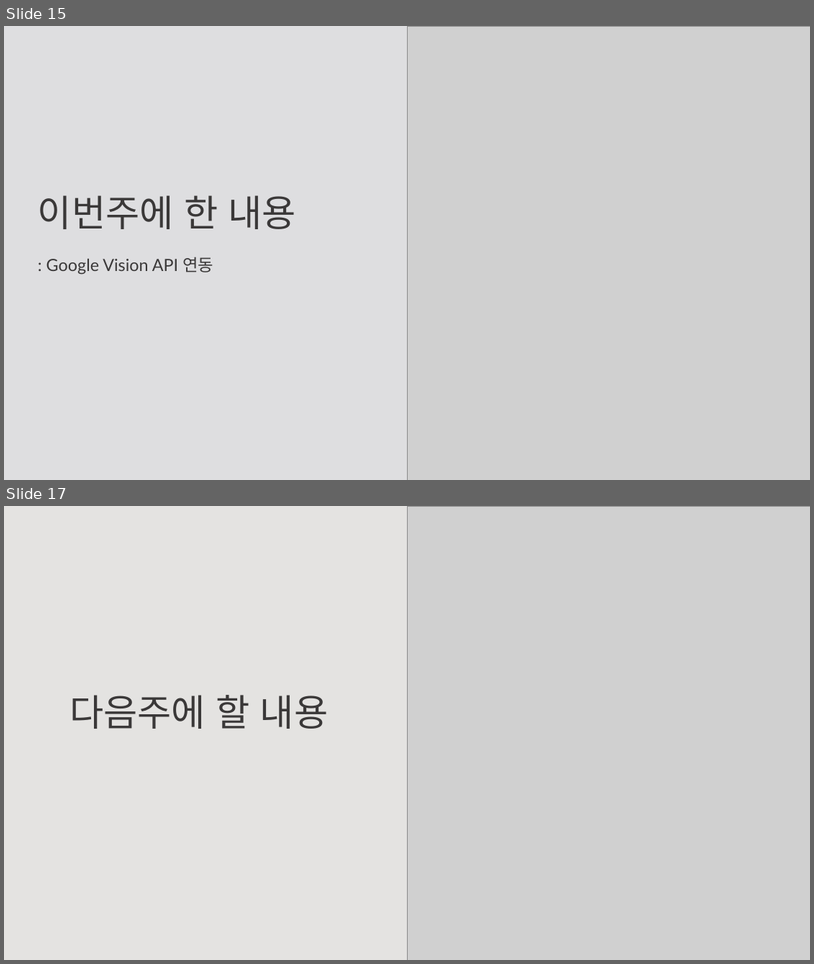
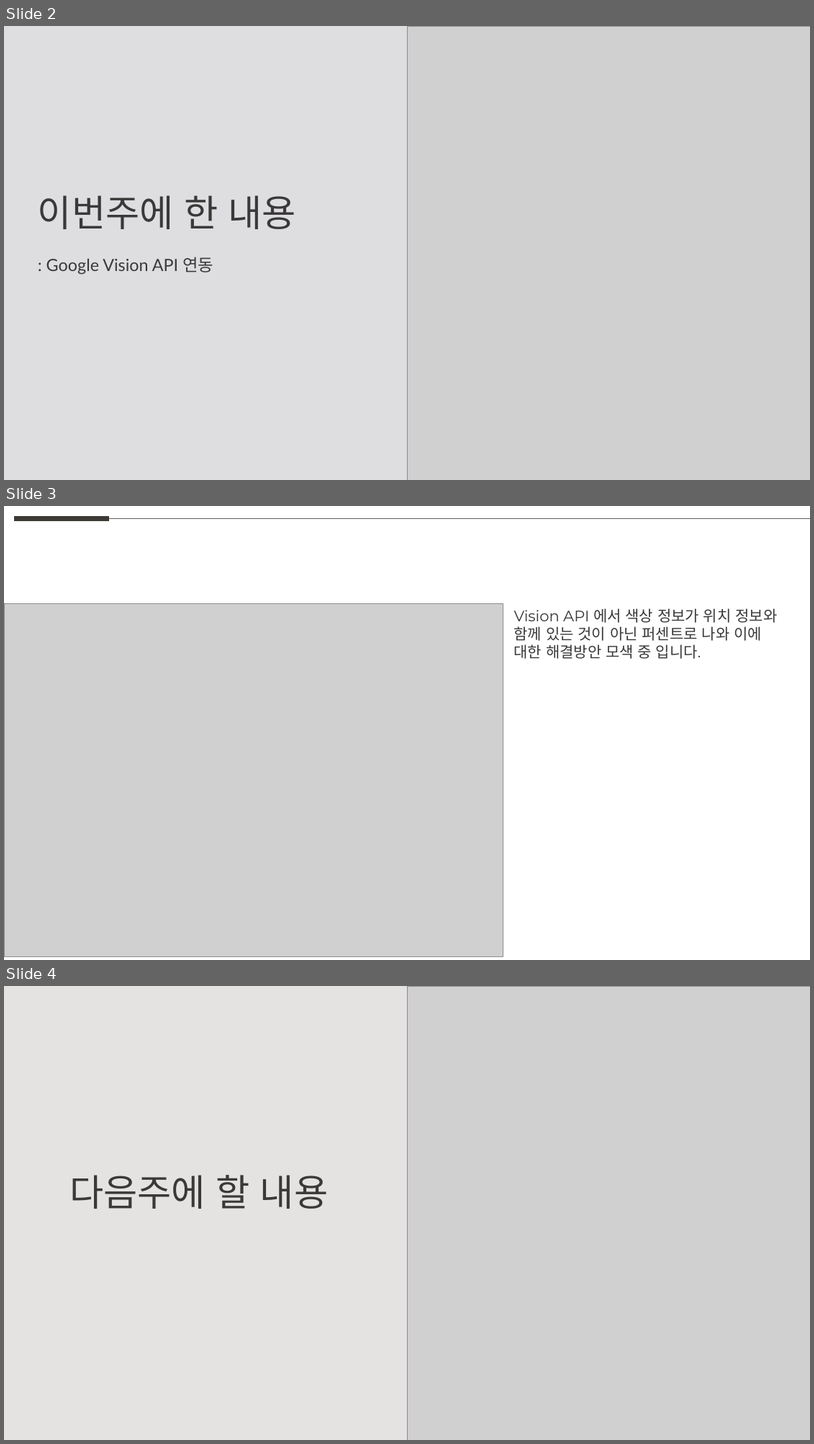
Before and after one commit to weaknessHero/Project_AvatarS, a slide deck: 발표자료/업데이트/LJJppt.pptx. Shown one above the other, each under a label of ours: slides 15 and 17 before the commit, slides 2, 3 and 4 after it; the slides between them are not shown. The pictures are 814x964 and 814x1444 pixels, drawn with LibreOffice and Linux fonts; fonts in the diff are those of the drawing; grey boxes stand for pictures. Boxes give left, top, right and bottom in pixels: in the first picture for what was removed or moved away, otherwise in the second. Text is boxed around its words. In the diff, an @@ line names an element or a change of style, - is before the commit and + after.

```diff
--- a/발표자료/업데이트/LJJppt.pptx
+++ b/발표자료/업데이트/LJJppt.pptx
@@ slide 3 added at <box>4,506,810,960</box>, background #FFFFFF @@
@@ line added from (14, 519) to (109, 519), #3D3A35 6 pt @@
@@ line added from (109, 519) to (810, 519), #5F5F5D 0.5 pt @@
@@ picture added at <box>4,603,504,956</box> @@
@@ text added at <box>514,608,777,659</box>, 18 pt, text #3A3838 @@
+Vision API 에서 색상 정보가 위치 정보와 함께 있는 것이 아닌 퍼센트로 나와 이에 대한 해결방안 모색 중 입니다.
@@ what was slide 15 is now slide 2 @@
@@ what was slide 17 is now slide 4 @@
```
Also in this commit, not shown: 19 slides removed, 1 other file.
